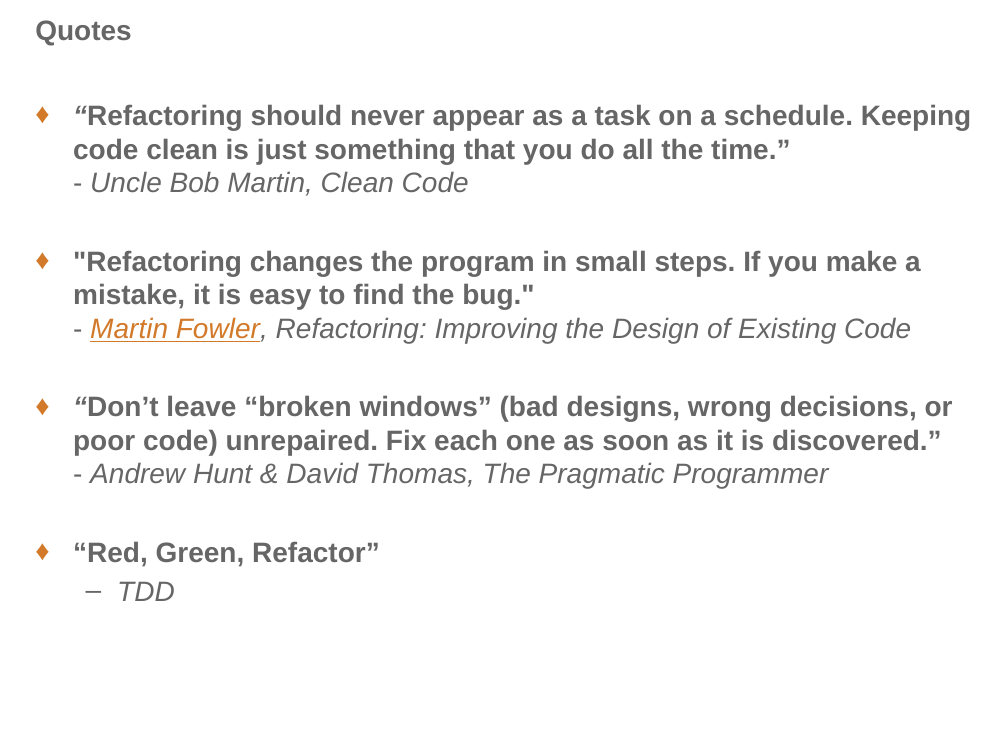
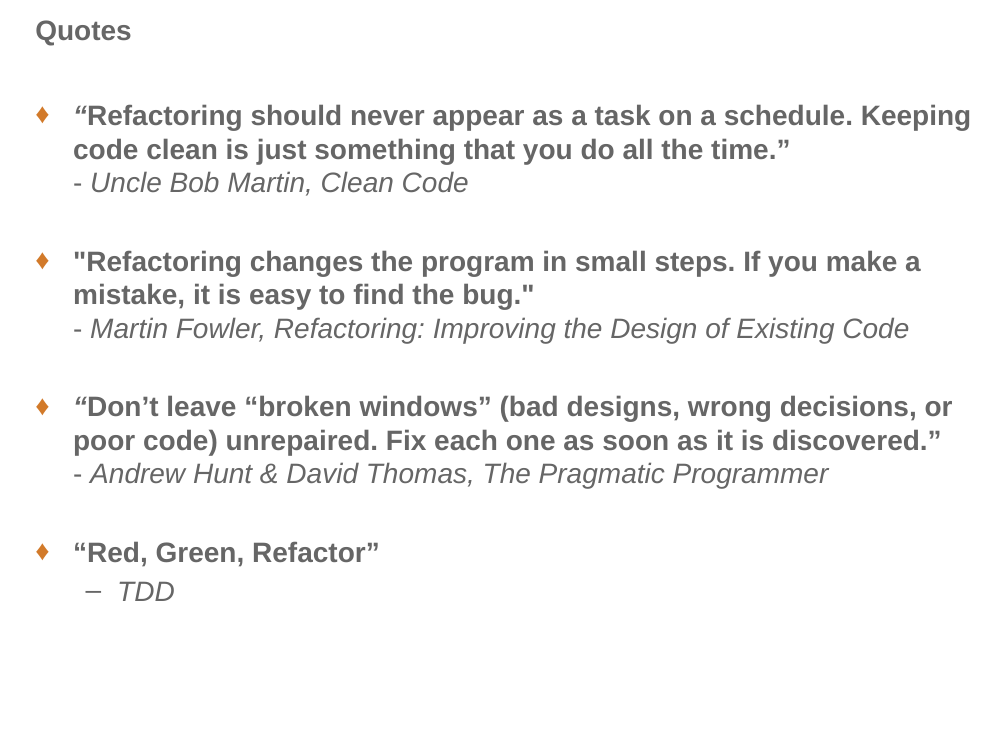
Before and after one commit to PatrickDelancy/RefactoringWorkshop, a slide deck: slide 6 of Refactoring Workshop.pptx (slide 7 before the commit). Drawn at 1008x756 pixels with LibreOffice and Linux fonts; fonts in the diff are those of the drawing; background and template pictures are left out. Boxes give left, top, right and bottom in pixels: in the first picture for what was removed or moved away, otherwise in the second. Text is boxed around its words. In the diff, an @@ line names an element or a change of style, - is before the commit and + after.

```diff
--- a/Refactoring Workshop.pptx
+++ b/Refactoring Workshop.pptx
@@ text at (x1=73, y1=250, x2=921, y2=343): text colour #D27A2A to #666666, underline off in "Martin Fowler," @@
```
Also in this commit, not shown: 4 other slides changed, 1 slide removed.
